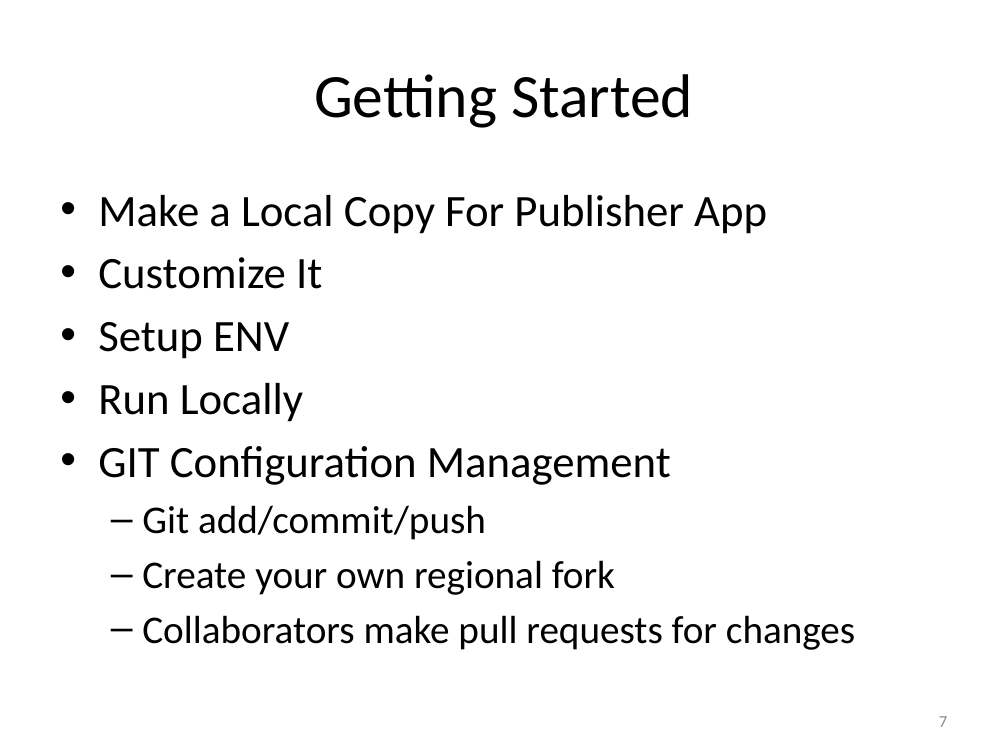
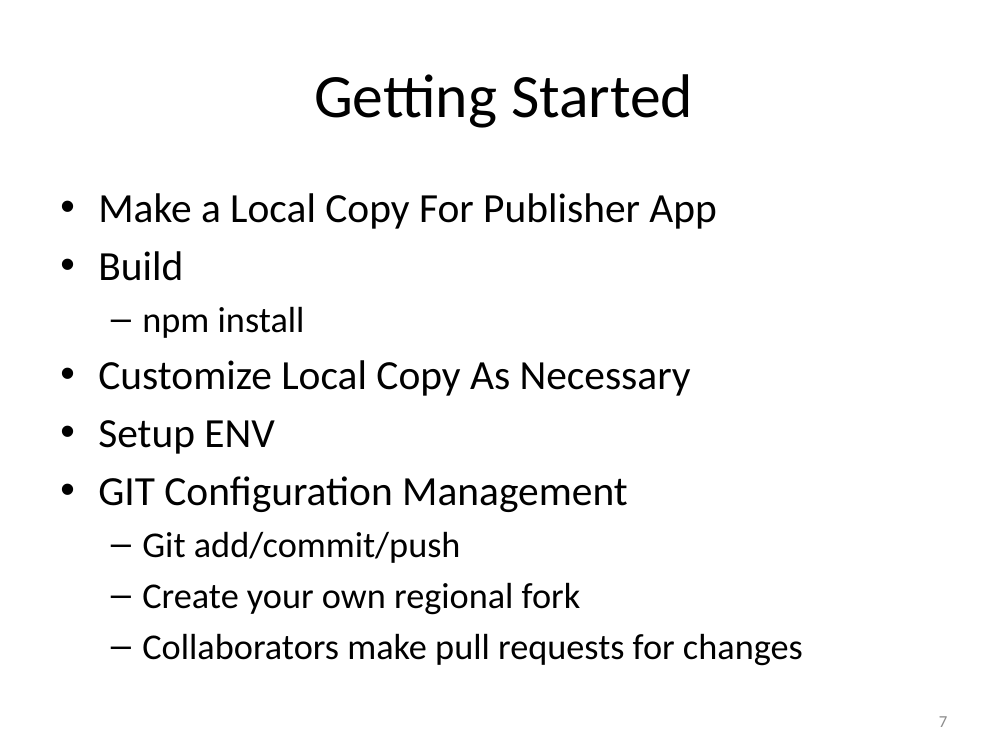
Before and after one commit to vightel/FloodMapsWorkshop, a slide deck: slide 7 of FloodMappingWorkshopII.pptx. Drawn at 1008x756 pixels with LibreOffice and Linux fonts; fonts in the diff are those of the drawing. Boxes give left, top, right and bottom in pixels: in the first picture for what was removed or moved away, otherwise in the second. Text is boxed around its words. In the diff, an @@ line names an element or a change of style, - is before the commit and + after.

```diff
--- a/FloodMappingWorkshopII.pptx
+++ b/FloodMappingWorkshopII.pptx
@@ text at (98, 193, 803, 666): size 32 to 29.6 pt in "Make a Local Copy For Publisher App", "Setup ENV", "GIT Configuration Management"; size 28 to 25.9 pt in "Git add/commit/push", "Create your own regional fork", "Collaborators make pull requests for changes" @@
@@ text at (98, 251, 691, 396): text changed; size 32 to 29.6 pt @@
-• Customize It
+• Build
+  – npm install
+• Customize Local Copy As Necessary
@@ text at (98, 383, 303, 422): paragraph removed @@
-• Run Locally
```
Also in this commit, not shown: 1 other slide changed, 1 other file.
